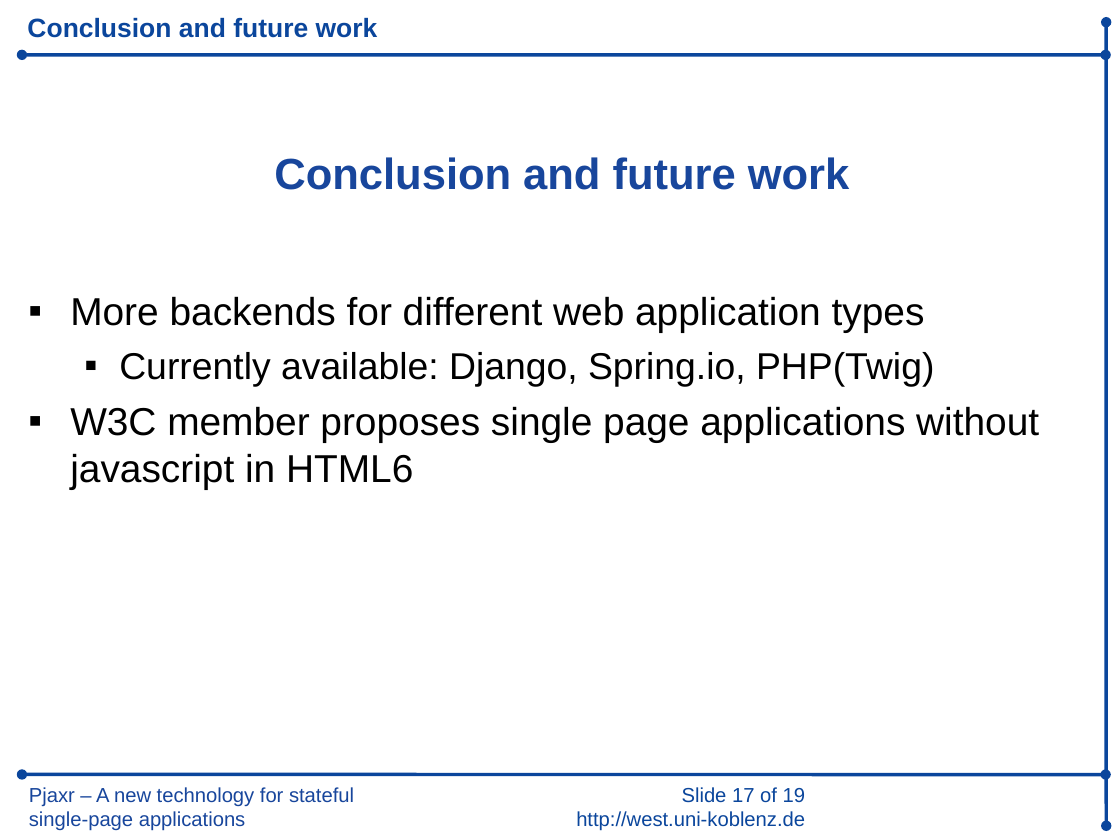
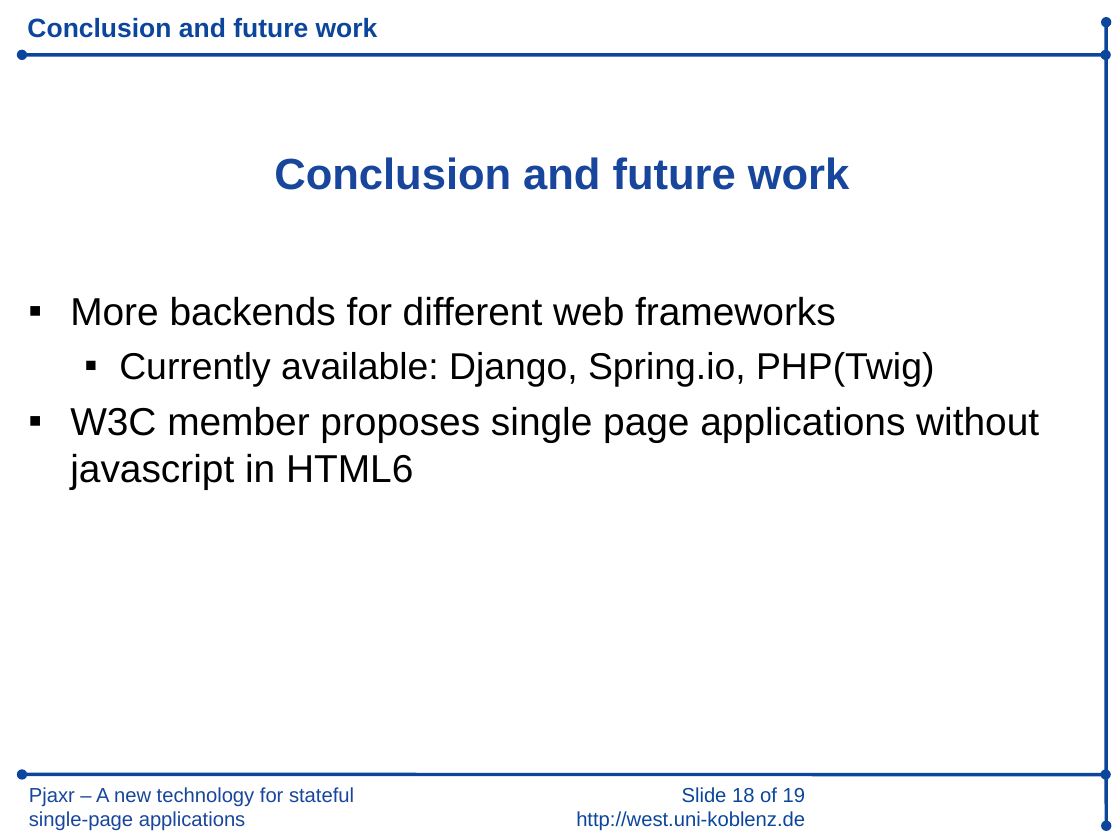
Before and after one commit to iekadou/bachelor-thesis, a slide deck: slide 18 of colloquium/colloquium.ppt (slide 17 before the commit). Drawn at 1120x840 pixels with LibreOffice and Linux fonts; fonts in the diff are those of the drawing; background and template pictures are left out. Boxes give left, top, right and bottom in pixels: in the first picture for what was removed or moved away, otherwise in the second. Text is boxed around its words. In the diff, an @@ line names an element or a change of style, - is before the commit and + after.

```diff
--- a/colloquium/colloquium.ppt
+++ b/colloquium/colloquium.ppt
@@ text at (70,296,836,326): text changed @@
-▪ More backends for different web application types
+▪ More backends for different web frameworks
@@ text at (576,787,805,831): text changed @@
-Slide 17 of 19
-http://west.uni-koblenz.de
+Slide 18 of 19
+http://west.uni-koblenz.de
```
Also in this commit, not shown: 13 other slides changed, 3 slides added, 1 slide removed, 2 other files.
